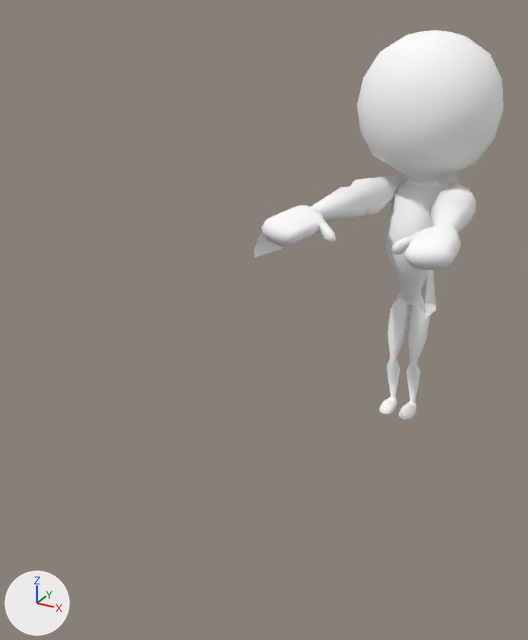
Two versions of the FBX model Assets/Alexis_/Props/Mummy/Mummy_1.FBX, one commit apart.
The view is the same before and after, from a camera (50 mm lens) standing at (4.21, -6.76, 2.72) and looking at (2.46, -3.57, 1.13). Lighting does not change. The marker at lower left points along +X, +Y and +Z. Vertices at the same position are counted once.

Names of what the first picture shows: 'Mummy'.
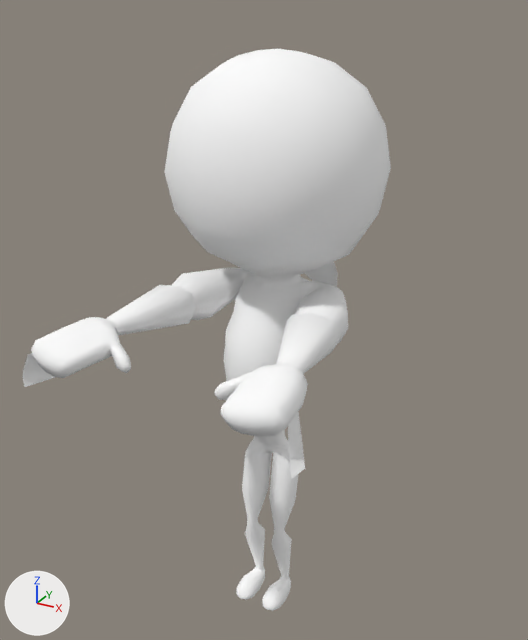
Commit message: Mummy Mesh Update 8 (arms)

Where the change shows, as pixel boxes [x1, y1, x2, y2] in the pictures (528 x 640 px; the box of a moved part takes in the faces that stretch with it):
'Mummy', reshaped, moved (48% wider, 44% taller): before [254, 30, 503, 420]; after [22, 49, 391, 611]
part 1 of me_mesh, moved or reshaped: before [425, 270, 436, 318]; after [288, 413, 305, 478]
part 2 of me_mesh, moved or reshaped: before [254, 232, 282, 257]; after [22, 353, 55, 387]
part 3 of me_mesh, moved or reshaped: before [261, 177, 476, 270]; after [31, 268, 348, 436]

Patch to the scene script:
```diff
--- a/Assets/Alexis_/Props/Mummy/Mummy_1.FBX.py
+++ b/Assets/Alexis_/Props/Mummy/Mummy_1.FBX.py
@@ me_mesh @@
 # used by ob_mummy; location = (2.853, -2.163, 1.263)
-me_mesh.from_pydata(...)  # 1204 vertices, 1174 faces; spans x -0.6..0.53, y -1.24..0.7, z -1.27..1.29
+me_mesh.from_pydata(...)  # 1204 vertices, 1174 faces; spans x -0.6..0.51, y -0.96..0.7, z -1.27..1.29
+# me_mesh part 1: the loose piece of 10 vertices spanning x 0.25..0.32, y -0.72..-0.53, z -0.29..0.3 is scaled about its middle by (0.908, 0.788, 0.85), then moved by (0.04, 0.14, 0.0)
+# me_mesh part 2: the loose piece of 10 vertices spanning x -0.6..-0.5, y -1.16..-0.98, z 0.11..0.29 is scaled about its middle by (0.908, 0.788, 0.85), then moved by (0.0, 0.23, 0.0)
+# me_mesh part 3: 491 of 1204 vertices moved; they spanned x -0.54..0.53, y -1.24..0.1, z 0.16..0.42 and now span x -0.52..0.51, y -0.96..0.09, z 0.18..0.4; mean shift (0.0, 0.17, 0.0); largest move (0.38, -1.24, 0.29) -> (0.38, -0.96, 0.29)
 me_mesh.materials.append(mat_10___default)
@@ ob_mummy @@
 ob_mummy = bpy.data.objects.new('Mummy', me_mesh)
-ob_mummy.location = (2.853, -2.163, 1.263)
+ob_mummy.location = (2.853, -4.171, 1.263)
```
